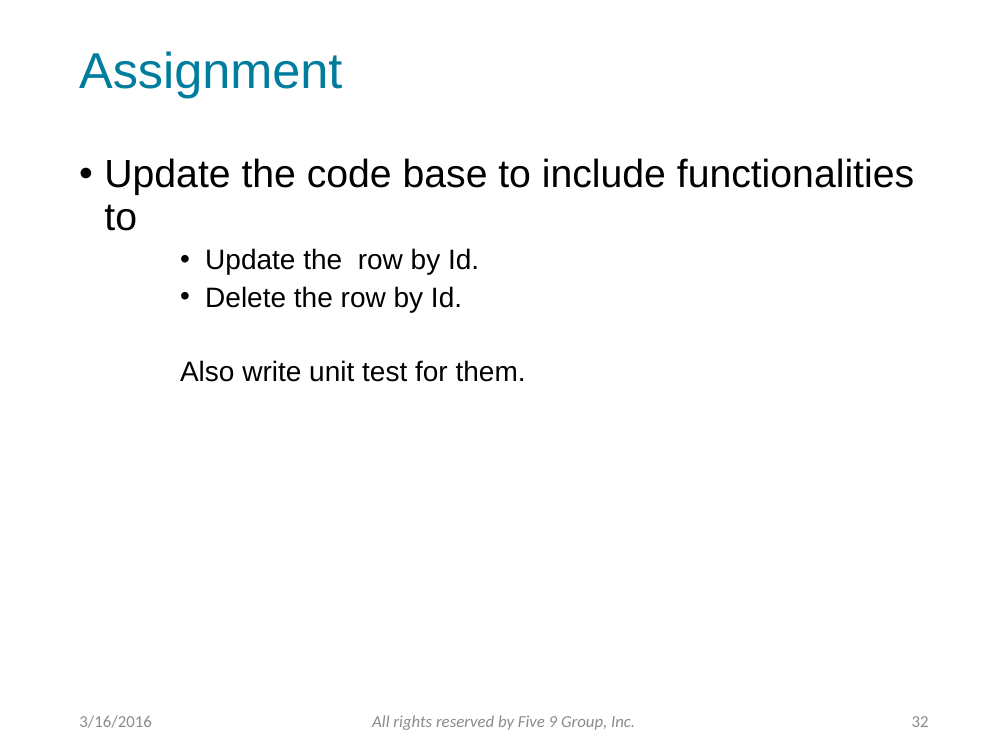
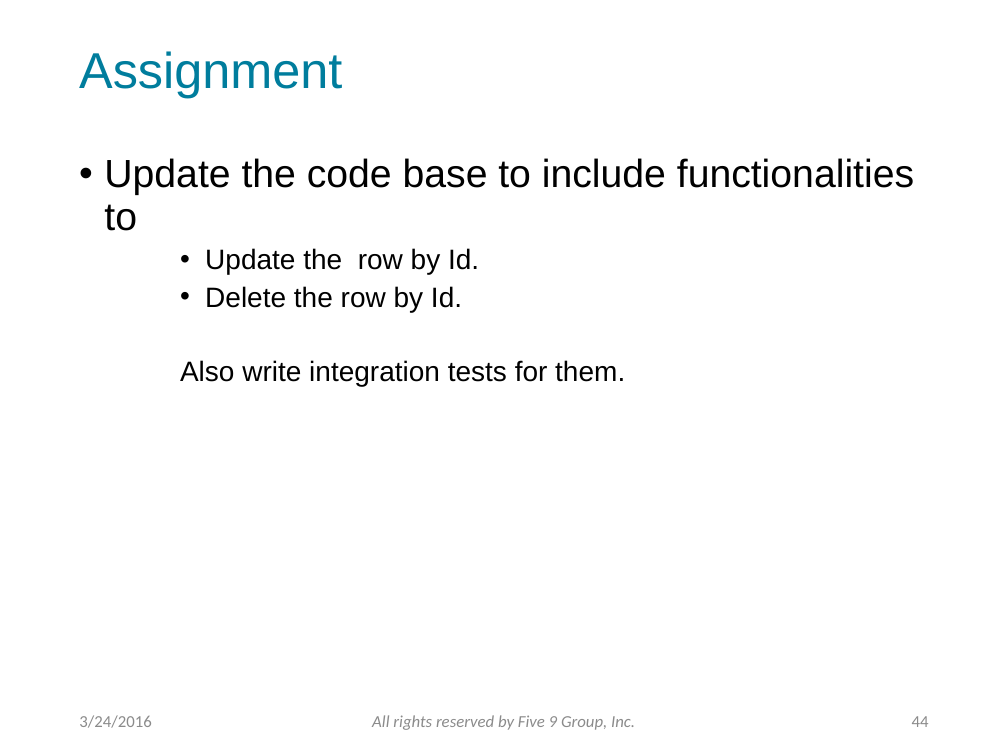
Before and after one commit to f9group/Training, a slide deck: slide 45 of PowerPoints/SpringFramework.pptx (slide 33 before the commit). Drawn at 1008x756 pixels with LibreOffice and Linux fonts; fonts in the diff are those of the drawing; background and template pictures are left out. Boxes give left, top, right and bottom in pixels: in the first picture for what was removed or moved away, otherwise in the second. Text is boxed around its words. In the diff, an @@ line names an element or a change of style, - is before the commit and + after.

```diff
--- a/PowerPoints/SpringFramework.pptx
+++ b/PowerPoints/SpringFramework.pptx
@@ text at (180, 360, 625, 386): text changed @@
-    Also write unit test for them.
+    Also write integration tests for them.
@@ text at (79, 715, 151, 728): text changed @@
-3/16/2016
+3/24/2016
@@ page number at (912, 716, 929, 727): text changed @@
-32
+44
```
Also in this commit, not shown: 40 other slides changed, 26 slides added, 1 other file.
